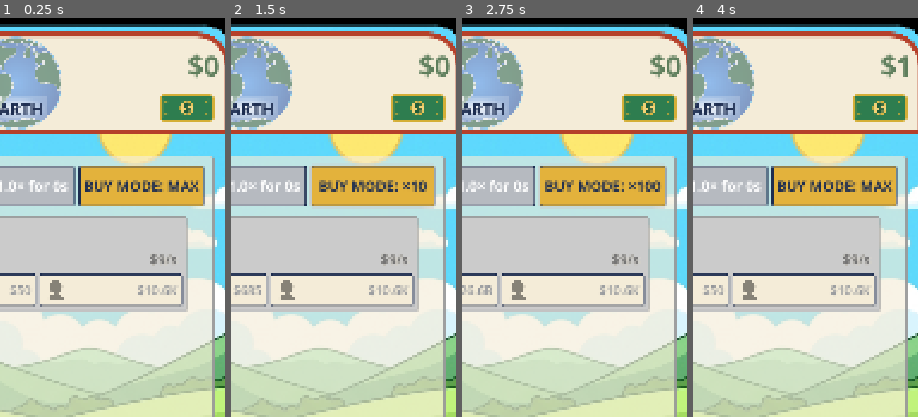
Above: before the commit, frames 1-4 (left to right).
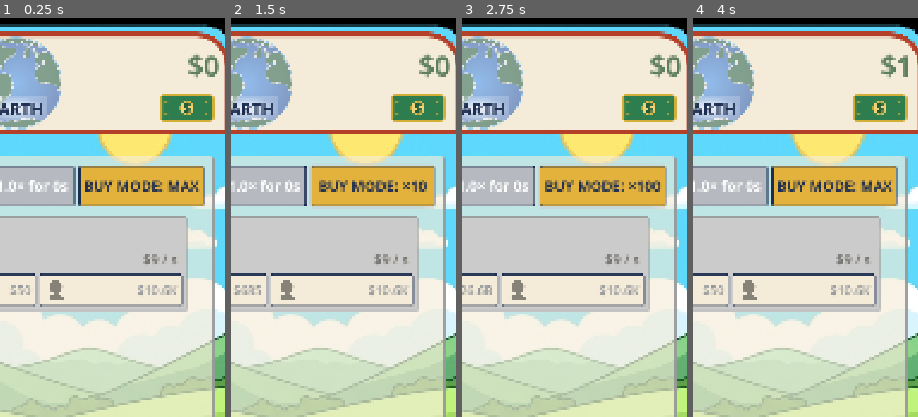
Above: after the commit, the same moments.

Repository: TimGoergen/american-tycoon
Game: Godot game, scene res://Main.tscn
The game is run twice, just before and just after one commit, with the same random seed, the same clock (stepped at 60 frames per second) and the same inputs.
Inputs (mouse positions are % of the whole screen's width and height, from its top left):
- Up to frame 1 (0.25 s): no input
- Up to frame 2 (1.5 s): click "BUY MODE: MAX" at 0.5 s; click "BUY MODE: ×1" at 1.25 s
- Up to frame 3 (2.75 s): click "BUY MODE: ×10" at 2 s
- Up to frame 4 (4 s): click "BUY MODE: ×100" at 2.75 s; click (43, 80) at 3.5 s
The pictures show only the part of the screen within x 46-96%, y 0-50%; the shares and areas given below are measured in that part.

The runs differ from the first frame. In frame 1, 0.2% of the frame differs, in the area x 63-77%, y 59-62%; in frame 2, 0.2%; in frame 3, 0.2%; in frame 4, 0.2%.

Commit message:
Property panels: whole-dollar income with spaced slash
The per-property income readout now shows the amount with no decimal place
and a space on either side of the slash ("$14M / 4.3m", "$14M / s") instead
of "$14.3M/4.3m".

Money.display() gains an optional max_decimals arg (default 1, so all other
callers are unchanged); passing 0 gives a whole-number abbreviation. _trim()
takes a matching decimals param that rounds to the nearest whole unit at 0.

Co-Authored-By: Claude Opus 4.8 <noreply@anthropic.com>
Claude-Session: https://claude.ai/code/session_01WxVCyzQ6nqDT1WeDAswgPb

Diff:
--- a/game/scripts/core/Money.gd
+++ b/game/scripts/core/Money.gd
@@ -51,18 +51,20 @@
 
 ## Format as a real-dollar string: $1,234 / $14.3K / $2.1M / $14.3B / $1.3T
 ## Never scientific notation (GDD §2).
-func display() -> String:
+## Pass max_decimals = 0 for a whole-number abbreviation ($14M, $2B) — used by the
+## property panels' income readout, which reads cleaner without the fractional part.
+func display(max_decimals: int = 1) -> String:
 	var v := absf(value)
 	var prefix := "-$" if value < 0.0 else "$"
 
 	if v >= 1_000_000_000_000.0:
-		return prefix + _trim(v / 1_000_000_000_000.0) + "T"
+		return prefix + _trim(v / 1_000_000_000_000.0, max_decimals) + "T"
 	elif v >= 1_000_000_000.0:
-		return prefix + _trim(v / 1_000_000_000.0) + "B"
+		return prefix + _trim(v / 1_000_000_000.0, max_decimals) + "B"
 	elif v >= 1_000_000.0:
-		return prefix + _trim(v / 1_000_000.0) + "M"
+		return prefix + _trim(v / 1_000_000.0, max_decimals) + "M"
 	elif v >= 1_000.0:
-		return prefix + _trim(v / 1_000.0) + "K"
+		return prefix + _trim(v / 1_000.0, max_decimals) + "K"
 	else:
 		return prefix + str(int(v))
 
@@ -110,8 +112,12 @@
 	return grouped
 
 
-## Trim trailing zeros from a decimal string, keeping up to one decimal place.
-static func _trim(v: float) -> String:
+## Trim trailing zeros from a decimal string, keeping up to `decimals` decimal places
+## (only 0 or 1 are used today).
+static func _trim(v: float, decimals: int = 1) -> String:
+	if decimals <= 0:
+		# No decimal places: round to the nearest whole unit (14.7 → "15").
+		return str(int(round(v)))
 	# E.g. 14.300 → "14.3", 2.000 → "2", 1.050 → "1.1" (rounded to 1dp)
 	var rounded := snappedf(v, 0.1)
 	if fmod(rounded, 1.0) == 0.0:
--- a/game/scripts/ui/PropertyRow.gd
+++ b/game/scripts/ui/PropertyRow.gd
@@ -595,10 +595,12 @@
 	# payout WITH its cycle length, scaled to a sensible unit — "$X/4.3m" is $X every 4.3 minutes —
 	# so the figure is never an unlabeled amount. A sub-second cycle instead reads as a per-second
 	# rate ("$X/s"), the same per-cycle figure divided by the (tiny) cycle length.
+	# The income amount reads as a whole number (display(0), no decimal place) with a space on
+	# either side of the slash (Tim, 2026-07-02) — "$14M / 4.3m" rather than "$14.3M/4.3m".
 	if effective_length > 0.0 and effective_length < PER_SECOND_READOUT_THRESHOLD_SEC:
-		_income_label.text = Money.of(per_cycle / effective_length).display() + "/s"
+		_income_label.text = Money.of(per_cycle / effective_length).display(0) + " / s"
 	else:
-		_income_label.text = "%s/%s" % [Money.of(per_cycle).display(), _format_cycle_duration(effective_length)]
+		_income_label.text = "%s / %s" % [Money.of(per_cycle).display(0), _format_cycle_duration(effective_length)]
 
 	# Smooth, constant-velocity cycle bar (see _displayed_cycle_fraction above). Measured
 	# against the EFFECTIVE (sped-up) cycle length so the bar still fills all the way to the
